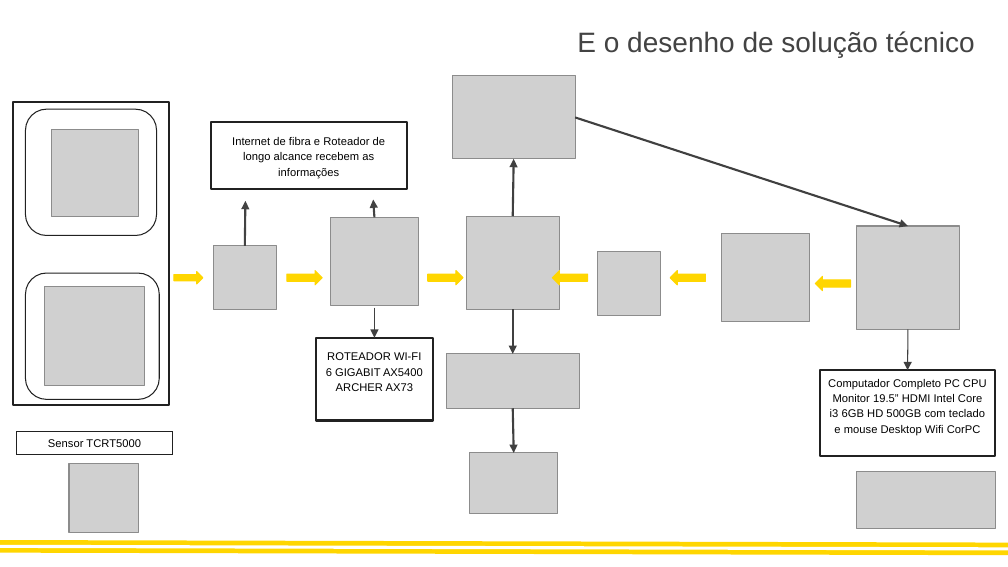
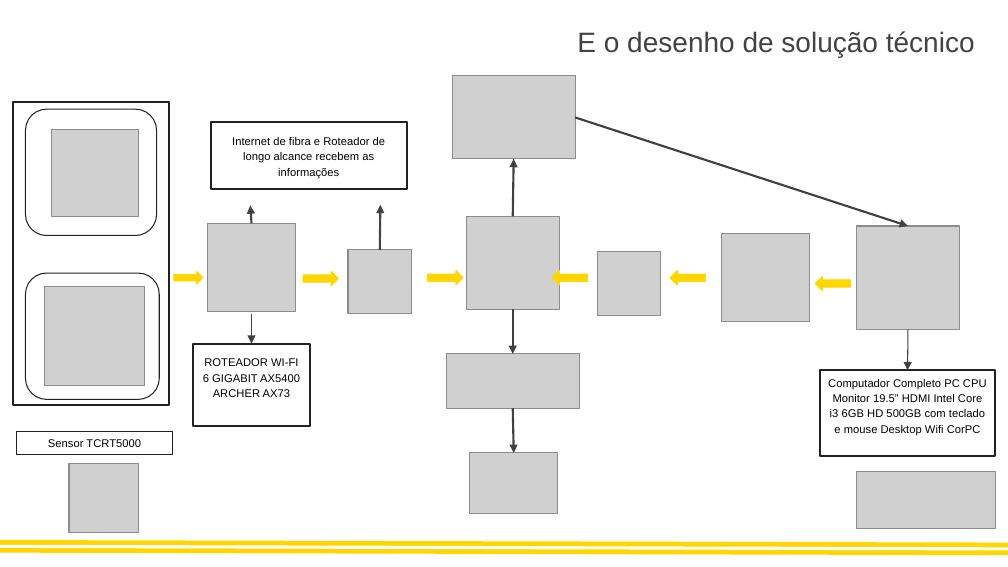
Before and after one commit to Sweet-Peach/TecShine, a slide deck: slide 7 of Pesquisa e inovação/Tecshine - PI (1).pptx. Drawn at 1008x567 pixels with LibreOffice and Linux fonts; fonts in the diff are those of the drawing; grey boxes stand for pictures. Boxes give left, top, right and bottom in pixels: in the first picture for what was removed or moved away, otherwise in the second. Text is boxed around its words. In the diff, an @@ line names an element or a change of style, - is before the commit and + after.

```diff
--- a/Pesquisa e inovação/Tecshine - PI (1).pptx
+++ b/Pesquisa e inovação/Tecshine - PI (1).pptx
@@ 1 picture, 1 rectangle, 1 arrow: place and size @@
-1 picture, 1 rectangle, 1 arrow at bbox=[316, 200, 433, 420]
+1 picture, 1 rectangle, 1 arrow at bbox=[193, 206, 310, 426]
@@ arrow moved from (245, 246) - (245, 201) to (380, 250) - (380, 205) @@
@@ picture: place and size @@
-picture at bbox=[213, 246, 276, 309]
+picture at bbox=[348, 250, 411, 313]
@@ right arrow: place and size @@
-right arrow at bbox=[287, 270, 323, 284]
+right arrow at bbox=[303, 271, 339, 285]
@@ arrow moved from (374, 307) - (374, 338) to (252, 313) - (252, 344) @@
```
Also in this commit, not shown: 1 other slide changed, 1 other file.
